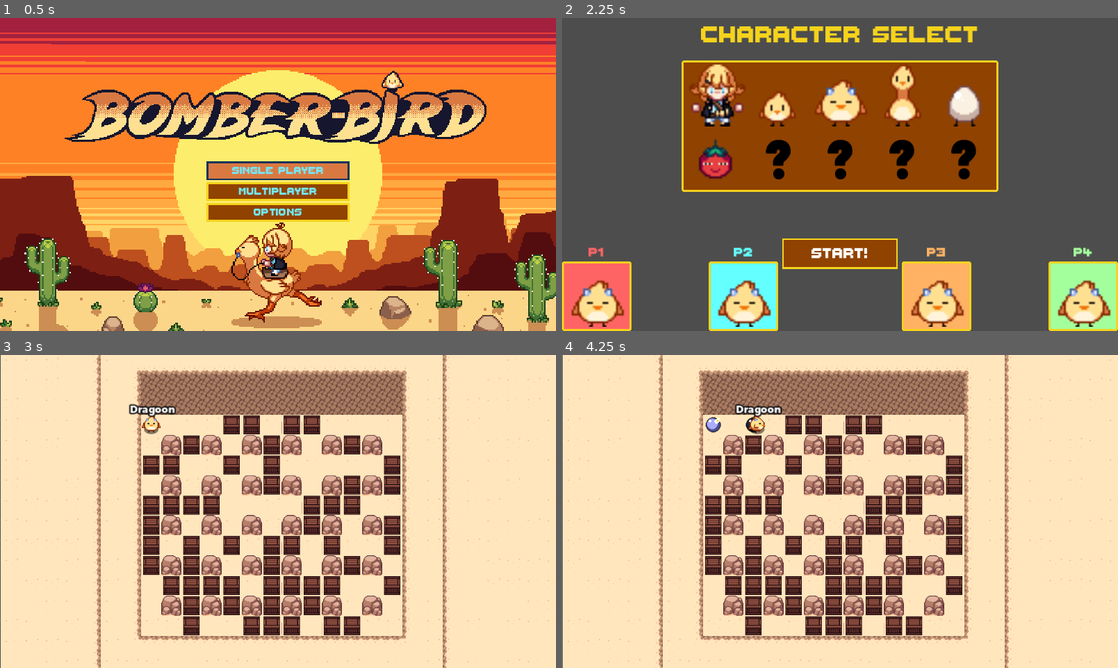
Above: before the commit, frames 1-4 (two rows, left to right).
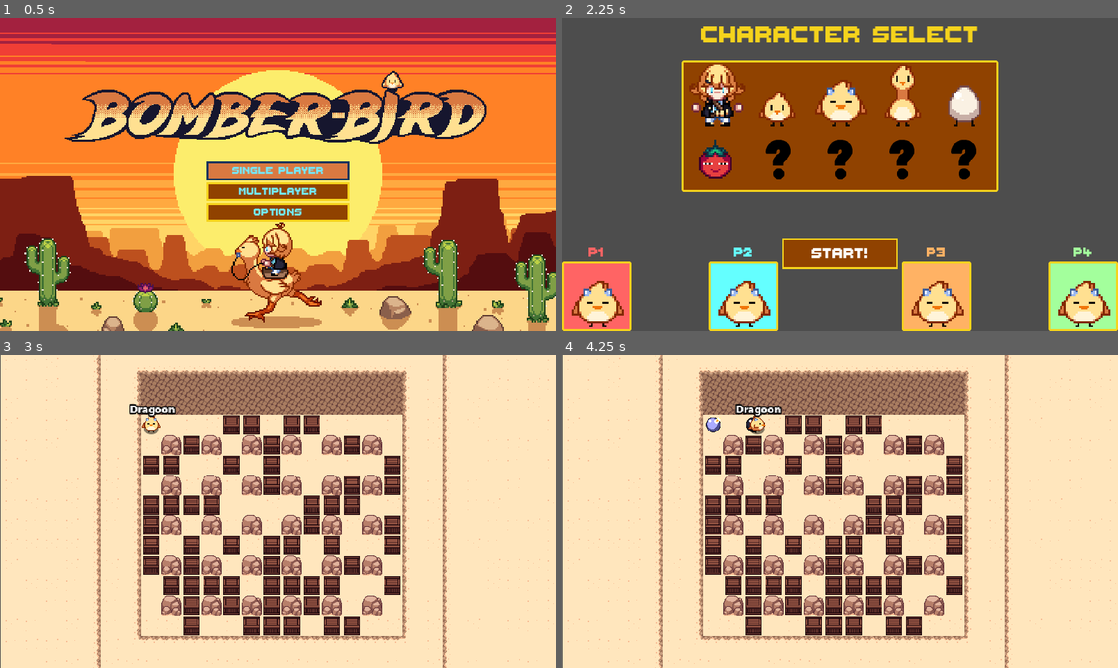
Above: after the commit, the same moments.

Repository: Dragoon-Project-Squad/bomberbird
Game: Godot game, scene res://scenes/main_menu.tscn
Same seed, same stepped clock (60 frames per second), same inputs: the game is played once before the commit and once after it. Sound files missing from this copy of the repository are replaced by a short silence.
Inputs:
- Up to frame 1 (0.5 s): no input
- Up to frame 2 (2.25 s): click "Multiplayer" at 0.5 s; click "Host" at 1.25 s; click "READY!" at 2 s
- Up to frame 3 (3 s): click "START!" at 2.75 s
- Up to frame 4 (4.25 s): tap Enter at 3.5 s; hold D (move_right) from 3.53 s (still down); hold Space (set_bomb) from 3.53 s (still down)

Frame 1 is identical in both runs. In frame 2, 3.2% of the frame differs, in the area x 1-99%, y 14-99%; in frame 3, 3.9%; in frame 4, 4.0%, in the area x 2-97%, y 0-100%.

Commit message:
changed most texture filters of parent to nearest from inherit

Diff:
--- a/scenes/aiplayer.tscn
+++ b/scenes/aiplayer.tscn
@@ -346,6 +346,7 @@
 
 [node name="aiplayer" type="CharacterBody2D" groups=["ai_player"]]
 z_index = 10
+texture_filter = 1
 collision_layer = 2
 collision_mask = 29
 motion_mode = 1
--- a/scenes/battlegrounds.tscn
+++ b/scenes/battlegrounds.tscn
@@ -19,6 +19,7 @@
 [sub_resource type="AudioStreamRandomizer" id="AudioStreamRandomizer_to18j"]
 
 [node name="World" type="Node2D"]
+texture_filter = 1
 script = ExtResource("1_b42q6")
 
 [node name="Background" type="TileMapLayer" parent="."]
--- a/scenes/bomb.tscn
+++ b/scenes/bomb.tscn
@@ -129,6 +129,7 @@
 }
 
 [node name="Bomb" type="StaticBody2D"]
+texture_filter = 1
 collision_layer = 8
 collision_mask = 6
 script = ExtResource("1")
--- a/scenes/breakable.tscn
+++ b/scenes/breakable.tscn
@@ -42,6 +42,7 @@
 }
 
 [node name="Breakable" type="CharacterBody2D" groups=["bombstop"]]
+texture_filter = 1
 collision_layer = 4
 collision_mask = 11
 motion_mode = 1
--- a/scenes/explosion.tscn
+++ b/scenes/explosion.tscn
@@ -79,6 +79,7 @@
 
 [node name="Explosion" type="Sprite2D"]
 top_level = true
+texture_filter = 1
 texture = ExtResource("1_35ogm")
 hframes = 7
 vframes = 3
--- a/scenes/lobby.tscn
+++ b/scenes/lobby.tscn
@@ -48,6 +48,7 @@
 vertical_alignment = 1
 
 [node name="AIPlayerCount" type="SpinBox" parent="Options"]
+texture_filter = 1
 layout_mode = 2
 offset_left = 192.0
 offset_top = 13.0
@@ -222,6 +223,7 @@
 offset_bottom = 648.0
 
 [node name="P1" type="Panel" parent="CSS/CSSPlayers"]
+texture_filter = 1
 layout_mode = 0
 offset_top = 504.0
 offset_right = 144.0
@@ -254,6 +256,7 @@
 vertical_alignment = 1
 
 [node name="P2" type="Panel" parent="CSS/CSSPlayers"]
+texture_filter = 1
 layout_mode = 0
 offset_left = 304.0
 offset_top = 504.0
@@ -285,6 +288,7 @@
 vertical_alignment = 1
 
 [node name="P3" type="Panel" parent="CSS/CSSPlayers"]
+texture_filter = 1
 layout_mode = 0
 offset_left = 704.0
 offset_top = 504.0
@@ -312,6 +316,7 @@
 vertical_alignment = 1
 
 [node name="P4" type="Panel" parent="CSS/CSSPlayers"]
+texture_filter = 1
 layout_mode = 0
 offset_left = 1008.0
 offset_top = 504.0
@@ -373,6 +378,7 @@
 text = "START!"
 
 [node name="SkinPanel" type="Panel" parent="CSS"]
+texture_filter = 1
 layout_mode = 0
 offset_left = 248.0
 offset_top = 88.0
--- a/scenes/pickups/default_pickup.tscn
+++ b/scenes/pickups/default_pickup.tscn
@@ -36,6 +36,7 @@
 }]
 
 [node name="DefaultPickup" type="Area2D"]
+texture_filter = 1
 collision_layer = 16
 collision_mask = 2
 script = ExtResource("1_cd4dq")
--- a/scenes/pickups/explosion_boost.tscn
+++ b/scenes/pickups/explosion_boost.tscn
@@ -23,6 +23,57 @@
 "name": &"idle",
 "speed": 1.0
 }]
+
+[sub_resource type="Animation" id="Animation_xahqg"]
+length = 0.001
+tracks/0/type = "value"
+tracks/0/imported = false
+tracks/0/enabled = true
+tracks/0/path = NodePath("AnimatedSprite2D:visible")
+tracks/0/interp = 1
+tracks/0/loop_wrap = true
+tracks/0/keys = {
+"times": PackedFloat32Array(0),
+"transitions": PackedFloat32Array(1),
+"update": 1,
+"values": [true]
+}
+tracks/1/type = "value"
+tracks/1/imported = false
+tracks/1/enabled = true
+tracks/1/path = NodePath("kaboom:visible")
+tracks/1/interp = 1
+tracks/1/loop_wrap = true
+tracks/1/keys = {
+"times": PackedFloat32Array(0),
+"transitions": PackedFloat32Array(1),
+"update": 1,
+"values": [false]
+}
+tracks/2/type = "value"
+tracks/2/imported = false
+tracks/2/enabled = true
+tracks/2/path = NodePath("PickupSoundPlayer:stream")
+tracks/2/interp = 1
+tracks/2/loop_wrap = true
+tracks/2/keys = {
+"times": PackedFloat32Array(0),
+"transitions": PackedFloat32Array(1),
+"update": 1,
+"values": [ExtResource("3_mrjxs")]
+}
+tracks/3/type = "value"
+tracks/3/imported = false
+tracks/3/enabled = true
+tracks/3/path = NodePath("PickupSoundPlayer:playing")
+tracks/3/interp = 1
+tracks/3/loop_wrap = true
+tracks/3/keys = {
+"times": PackedFloat32Array(0),
+"transitions": PackedFloat32Array(1),
+"update": 1,
+"values": [false]
+}
 
 [sub_resource type="Animation" id="Animation_56vc7"]
 resource_name = "explode_pickup"
@@ -89,57 +140,6 @@
 "values": [true]
 }
 
-[sub_resource type="Animation" id="Animation_xahqg"]
-length = 0.001
-tracks/0/type = "value"
-tracks/0/imported = false
-tracks/0/enabled = true
-tracks/0/path = NodePath("AnimatedSprite2D:visible")
-tracks/0/interp = 1
-tracks/0/loop_wrap = true
-tracks/0/keys = {
-"times": PackedFloat32Array(0),
-"transitions": PackedFloat32Array(1),
-"update": 1,
-"values": [true]
-}
-tracks/1/type = "value"
-tracks/1/imported = false
-tracks/1/enabled = true
-tracks/1/path = NodePath("kaboom:visible")
-tracks/1/interp = 1
-tracks/1/loop_wrap = true
-tracks/1/keys = {
-"times": PackedFloat32Array(0),
-"transitions": PackedFloat32Array(1),
-"update": 1,
-"values": [false]
-}
-tracks/2/type = "value"
-tracks/2/imported = false
-tracks/2/enabled = true
-tracks/2/path = NodePath("PickupSoundPlayer:stream")
-tracks/2/interp = 1
-tracks/2/loop_wrap = true
-tracks/2/keys = {
-"times": PackedFloat32Array(0),
-"transitions": PackedFloat32Array(1),
-"update": 1,
-"values": [ExtResource("3_mrjxs")]
-}
-tracks/3/type = "value"
-tracks/3/imported = false
-tracks/3/enabled = true
-tracks/3/path = NodePath("PickupSoundPlayer:playing")
-tracks/3/interp = 1
-tracks/3/loop_wrap = true
-tracks/3/keys = {
-"times": PackedFloat32Array(0),
-"transitions": PackedFloat32Array(1),
-"update": 1,
-"values": [false]
-}
-
 [sub_resource type="AnimationLibrary" id="AnimationLibrary_d0yv2"]
 _data = {
 "RESET": SubResource("Animation_xahqg"),
@@ -147,6 +147,7 @@
 }
 
 [node name="ExplosionBoost" type="Area2D"]
+texture_filter = 1
 collision_layer = 16
 collision_mask = 2
 script = ExtResource("1_mcgtw")
--- a/scenes/pickups/extra_bomb.tscn
+++ b/scenes/pickups/extra_bomb.tscn
@@ -23,6 +23,57 @@
 "name": &"idle",
 "speed": 1.0
 }]
+
+[sub_resource type="Animation" id="Animation_xahqg"]
+length = 0.001
+tracks/0/type = "value"
+tracks/0/imported = false
+tracks/0/enabled = true
+tracks/0/path = NodePath("AnimatedSprite2D:visible")
+tracks/0/interp = 1
+tracks/0/loop_wrap = true
+tracks/0/keys = {
+"times": PackedFloat32Array(0),
+"transitions": PackedFloat32Array(1),
+"update": 1,
+"values": [true]
+}
+tracks/1/type = "value"
+tracks/1/imported = false
+tracks/1/enabled = true
+tracks/1/path = NodePath("kaboom:visible")
+tracks/1/interp = 1
+tracks/1/loop_wrap = true
+tracks/1/keys = {
+"times": PackedFloat32Array(0),
+"transitions": PackedFloat32Array(1),
+"update": 1,
+"values": [false]
+}
+tracks/2/type = "value"
+tracks/2/imported = false
+tracks/2/enabled = true
+tracks/2/path = NodePath("PickupSoundPlayer:stream")
+tracks/2/interp = 1
+tracks/2/loop_wrap = true
+tracks/2/keys = {
+"times": PackedFloat32Array(0),
+"transitions": PackedFloat32Array(1),
+"update": 1,
+"values": [ExtResource("3_p5ojm")]
+}
+tracks/3/type = "value"
+tracks/3/imported = false
+tracks/3/enabled = true
+tracks/3/path = NodePath("PickupSoundPlayer:playing")
+tracks/3/interp = 1
+tracks/3/loop_wrap = true
+tracks/3/keys = {
+"times": PackedFloat32Array(0),
+"transitions": PackedFloat32Array(1),
+"update": 1,
+"values": [false]
+}
 
 [sub_resource type="Animation" id="Animation_56vc7"]
 resource_name = "explode_pickup"
@@ -89,57 +140,6 @@
 "values": [true]
 }
 
-[sub_resource type="Animation" id="Animation_xahqg"]
-length = 0.001
-tracks/0/type = "value"
-tracks/0/imported = false
-tracks/0/enabled = true
-tracks/0/path = NodePath("AnimatedSprite2D:visible")
-tracks/0/interp = 1
-tracks/0/loop_wrap = true
-tracks/0/keys = {
-"times": PackedFloat32Array(0),
-"transitions": PackedFloat32Array(1),
-"update": 1,
-"values": [true]
-}
-tracks/1/type = "value"
-tracks/1/imported = false
-tracks/1/enabled = true
-tracks/1/path = NodePath("kaboom:visible")
-tracks/1/interp = 1
-tracks/1/loop_wrap = true
-tracks/1/keys = {
-"times": PackedFloat32Array(0),
-"transitions": PackedFloat32Array(1),
-"update": 1,
-"values": [false]
-}
-tracks/2/type = "value"
-tracks/2/imported = false
-tracks/2/enabled = true
-tracks/2/path = NodePath("PickupSoundPlayer:stream")
-tracks/2/interp = 1
-tracks/2/loop_wrap = true
-tracks/2/keys = {
-"times": PackedFloat32Array(0),
-"transitions": PackedFloat32Array(1),
-"update": 1,
-"values": [ExtResource("3_p5ojm")]
-}
-tracks/3/type = "value"
-tracks/3/imported = false
-tracks/3/enabled = true
-tracks/3/path = NodePath("PickupSoundPlayer:playing")
-tracks/3/interp = 1
-tracks/3/loop_wrap = true
-tracks/3/keys = {
-"times": PackedFloat32Array(0),
-"transitions": PackedFloat32Array(1),
-"update": 1,
-"values": [false]
-}
-
 [sub_resource type="AnimationLibrary" id="AnimationLibrary_d0yv2"]
 _data = {
 "RESET": SubResource("Animation_xahqg"),
@@ -147,6 +147,7 @@
 }
 
 [node name="ExtraBomb" type="Area2D"]
+texture_filter = 1
 collision_layer = 16
 collision_mask = 2
 script = ExtResource("1_11sqp")
--- a/scenes/pickups/max_explosion.tscn
+++ b/scenes/pickups/max_explosion.tscn
@@ -23,6 +23,57 @@
 "name": &"idle",
 "speed": 1.0
 }]
+
+[sub_resource type="Animation" id="Animation_xahqg"]
+length = 0.001
+tracks/0/type = "value"
+tracks/0/imported = false
+tracks/0/enabled = true
+tracks/0/path = NodePath("AnimatedSprite2D:visible")
+tracks/0/interp = 1
+tracks/0/loop_wrap = true
+tracks/0/keys = {
+"times": PackedFloat32Array(0),
+"transitions": PackedFloat32Array(1),
+"update": 1,
+"values": [true]
+}
+tracks/1/type = "value"
+tracks/1/imported = false
+tracks/1/enabled = true
+tracks/1/path = NodePath("kaboom:visible")
+tracks/1/interp = 1
+tracks/1/loop_wrap = true
+tracks/1/keys = {
+"times": PackedFloat32Array(0),
+"transitions": PackedFloat32Array(1),
+"update": 1,
+"values": [false]
+}
+tracks/2/type = "value"
+tracks/2/imported = false
+tracks/2/enabled = true
+tracks/2/path = NodePath("PickupSoundPlayer:stream")
+tracks/2/interp = 1
+tracks/2/loop_wrap = true
+tracks/2/keys = {
+"times": PackedFloat32Array(0),
+"transitions": PackedFloat32Array(1),
+"update": 1,
+"values": [ExtResource("3_6jq3q")]
+}
+tracks/3/type = "value"
+tracks/3/imported = false
+tracks/3/enabled = true
+tracks/3/path = NodePath("PickupSoundPlayer:playing")
+tracks/3/interp = 1
+tracks/3/loop_wrap = true
+tracks/3/keys = {
+"times": PackedFloat32Array(0),
+"transitions": PackedFloat32Array(1),
+"update": 1,
+"values": [false]
+}
 
 [sub_resource type="Animation" id="Animation_56vc7"]
 resource_name = "explode_pickup"
@@ -89,57 +140,6 @@
 "values": [true]
 }
 
-[sub_resource type="Animation" id="Animation_xahqg"]
-length = 0.001
-tracks/0/type = "value"
-tracks/0/imported = false
-tracks/0/enabled = true
-tracks/0/path = NodePath("AnimatedSprite2D:visible")
-tracks/0/interp = 1
-tracks/0/loop_wrap = true
-tracks/0/keys = {
-"times": PackedFloat32Array(0),
-"transitions": PackedFloat32Array(1),
-"update": 1,
-"values": [true]
-}
-tracks/1/type = "value"
-tracks/1/imported = false
-tracks/1/enabled = true
-tracks/1/path = NodePath("kaboom:visible")
-tracks/1/interp = 1
-tracks/1/loop_wrap = true
-tracks/1/keys = {
-"times": PackedFloat32Array(0),
-"transitions": PackedFloat32Array(1),
-"update": 1,
-"values": [false]
-}
-tracks/2/type = "value"
-tracks/2/imported = false
-tracks/2/enabled = true
-tracks/2/path = NodePath("PickupSoundPlayer:stream")
-tracks/2/interp = 1
-tracks/2/loop_wrap = true
-tracks/2/keys = {
-"times": PackedFloat32Array(0),
-"transitions": PackedFloat32Array(1),
-"update": 1,
-"values": [ExtResource("3_6jq3q")]
-}
-tracks/3/type = "value"
-tracks/3/imported = false
-tracks/3/enabled = true
-tracks/3/path = NodePath("PickupSoundPlayer:playing")
-tracks/3/interp = 1
-tracks/3/loop_wrap = true
-tracks/3/keys = {
-"times": PackedFloat32Array(0),
-"transitions": PackedFloat32Array(1),
-"update": 1,
-"values": [false]
-}
-
 [sub_resource type="AnimationLibrary" id="AnimationLibrary_d0yv2"]
 _data = {
 "RESET": SubResource("Animation_xahqg"),
@@ -147,6 +147,7 @@
 }
 
 [node name="MaxExplosion" type="Area2D"]
+texture_filter = 1
 collision_layer = 16
 collision_mask = 2
 script = ExtResource("1_g2h8g")
--- a/scenes/pickups/punch_ability.tscn
+++ b/scenes/pickups/punch_ability.tscn
@@ -23,6 +23,57 @@
 "name": &"idle",
 "speed": 1.0
 }]
+
+[sub_resource type="Animation" id="Animation_xahqg"]
+length = 0.001
+tracks/0/type = "value"
+tracks/0/imported = false
+tracks/0/enabled = true
+tracks/0/path = NodePath("AnimatedSprite2D:visible")
+tracks/0/interp = 1
+tracks/0/loop_wrap = true
+tracks/0/keys = {
+"times": PackedFloat32Array(0),
+"transitions": PackedFloat32Array(1),
+"update": 1,
+"values": [true]
+}
+tracks/1/type = "value"
+tracks/1/imported = false
+tracks/1/enabled = true
+tracks/1/path = NodePath("kaboom:visible")
+tracks/1/interp = 1
+tracks/1/loop_wrap = true
+tracks/1/keys = {
+"times": PackedFloat32Array(0),
+"transitions": PackedFloat32Array(1),
+"update": 1,
+"values": [false]
+}
+tracks/2/type = "value"
+tracks/2/imported = false
+tracks/2/enabled = true
+tracks/2/path = NodePath("PickupSoundPlayer:stream")
+tracks/2/interp = 1
+tracks/2/loop_wrap = true
+tracks/2/keys = {
+"times": PackedFloat32Array(0),
+"transitions": PackedFloat32Array(1),
+"update": 1,
+"values": [ExtResource("3_5itkc")]
+}
+tracks/3/type = "value"
+tracks/3/imported = false
+tracks/3/enabled = true
+tracks/3/path = NodePath("PickupSoundPlayer:playing")
+tracks/3/interp = 1
+tracks/3/loop_wrap = true
+tracks/3/keys = {
+"times": PackedFloat32Array(0),
+"transitions": PackedFloat32Array(1),
+"update": 1,
+"values": [false]
+}
 
 [sub_resource type="Animation" id="Animation_56vc7"]
 resource_name = "explode_pickup"
@@ -89,57 +140,6 @@
 "values": [true]
 }
 
-[sub_resource type="Animation" id="Animation_xahqg"]
-length = 0.001
-tracks/0/type = "value"
-tracks/0/imported = false
-tracks/0/enabled = true
-tracks/0/path = NodePath("AnimatedSprite2D:visible")
-tracks/0/interp = 1
-tracks/0/loop_wrap = true
-tracks/0/keys = {
-"times": PackedFloat32Array(0),
-"transitions": PackedFloat32Array(1),
-"update": 1,
-"values": [true]
-}
-tracks/1/type = "value"
-tracks/1/imported = false
-tracks/1/enabled = true
-tracks/1/path = NodePath("kaboom:visible")
-tracks/1/interp = 1
-tracks/1/loop_wrap = true
-tracks/1/keys = {
-"times": PackedFloat32Array(0),
-"transitions": PackedFloat32Array(1),
-"update": 1,
-"values": [false]
-}
-tracks/2/type = "value"
-tracks/2/imported = false
-tracks/2/enabled = true
-tracks/2/path = NodePath("PickupSoundPlayer:stream")
-tracks/2/interp = 1
-tracks/2/loop_wrap = true
-tracks/2/keys = {
-"times": PackedFloat32Array(0),
-"transitions": PackedFloat32Array(1),
-"update": 1,
-"values": [ExtResource("3_5itkc")]
-}
-tracks/3/type = "value"
-tracks/3/imported = false
-tracks/3/enabled = true
-tracks/3/path = NodePath("PickupSoundPlayer:playing")
-tracks/3/interp = 1
-tracks/3/loop_wrap = true
-tracks/3/keys = {
-"times": PackedFloat32Array(0),
-"transitions": PackedFloat32Array(1),
-"update": 1,
-"values": [false]
-}
-
 [sub_resource type="AnimationLibrary" id="AnimationLibrary_d0yv2"]
 _data = {
 "RESET": SubResource("Animation_xahqg"),
@@ -147,6 +147,7 @@
 }
 
 [node name="PunchAbility" type="Area2D"]
+texture_filter = 1
 collision_layer = 16
 collision_mask = 2
 script = ExtResource("1_pipnm")
--- a/scenes/pickups/speed_boost.tscn
+++ b/scenes/pickups/speed_boost.tscn
@@ -23,6 +23,57 @@
 "name": &"idle",
 "speed": 1.0
 }]
+
+[sub_resource type="Animation" id="Animation_xahqg"]
+length = 0.001
+tracks/0/type = "value"
+tracks/0/imported = false
+tracks/0/enabled = true
+tracks/0/path = NodePath("AnimatedSprite2D:visible")
+tracks/0/interp = 1
+tracks/0/loop_wrap = true
+tracks/0/keys = {
+"times": PackedFloat32Array(0),
+"transitions": PackedFloat32Array(1),
+"update": 1,
+"values": [true]
+}
+tracks/1/type = "value"
+tracks/1/imported = false
+tracks/1/enabled = true
+tracks/1/path = NodePath("kaboom:visible")
+tracks/1/interp = 1
+tracks/1/loop_wrap = true
+tracks/1/keys = {
+"times": PackedFloat32Array(0),
+"transitions": PackedFloat32Array(1),
+"update": 1,
+"values": [false]
+}
+tracks/2/type = "value"
+tracks/2/imported = false
+tracks/2/enabled = true
+tracks/2/path = NodePath("PickupSoundPlayer:stream")
+tracks/2/interp = 1
+tracks/2/loop_wrap = true
+tracks/2/keys = {
+"times": PackedFloat32Array(0),
+"transitions": PackedFloat32Array(1),
+"update": 1,
+"values": [ExtResource("3_almfq")]
+}
+tracks/3/type = "value"
+tracks/3/imported = false
+tracks/3/enabled = true
+tracks/3/path = NodePath("PickupSoundPlayer:playing")
+tracks/3/interp = 1
+tracks/3/loop_wrap = true
+tracks/3/keys = {
+"times": PackedFloat32Array(0),
+"transitions": PackedFloat32Array(1),
+"update": 1,
+"values": [false]
+}
 
 [sub_resource type="Animation" id="Animation_56vc7"]
 resource_name = "explode_pickup"
@@ -89,57 +140,6 @@
 "values": [true]
 }
 
-[sub_resource type="Animation" id="Animation_xahqg"]
-length = 0.001
-tracks/0/type = "value"
-tracks/0/imported = false
-tracks/0/enabled = true
-tracks/0/path = NodePath("AnimatedSprite2D:visible")
-tracks/0/interp = 1
-tracks/0/loop_wrap = true
-tracks/0/keys = {
-"times": PackedFloat32Array(0),
-"transitions": PackedFloat32Array(1),
-"update": 1,
-"values": [true]
-}
-tracks/1/type = "value"
-tracks/1/imported = false
-tracks/1/enabled = true
-tracks/1/path = NodePath("kaboom:visible")
-tracks/1/interp = 1
-tracks/1/loop_wrap = true
-tracks/1/keys = {
-"times": PackedFloat32Array(0),
-"transitions": PackedFloat32Array(1),
-"update": 1,
-"values": [false]
-}
-tracks/2/type = "value"
-tracks/2/imported = false
-tracks/2/enabled = true
-tracks/2/path = NodePath("PickupSoundPlayer:stream")
-tracks/2/interp = 1
-tracks/2/loop_wrap = true
-tracks/2/keys = {
-"times": PackedFloat32Array(0),
-"transitions": PackedFloat32Array(1),
-"update": 1,
-"values": [ExtResource("3_almfq")]
-}
-tracks/3/type = "value"
-tracks/3/imported = false
-tracks/3/enabled = true
-tracks/3/path = NodePath("PickupSoundPlayer:playing")
-tracks/3/interp = 1
-tracks/3/loop_wrap = true
-tracks/3/keys = {
-"times": PackedFloat32Array(0),
-"transitions": PackedFloat32Array(1),
-"update": 1,
-"values": [false]
-}
-
 [sub_resource type="AnimationLibrary" id="AnimationLibrary_d0yv2"]
 _data = {
 "RESET": SubResource("Animation_xahqg"),
@@ -155,6 +155,7 @@
 shape = SubResource("RectangleShape2D_3ywok")
 
 [node name="AnimatedSprite2D" type="AnimatedSprite2D" parent="."]
+texture_filter = 1
 sprite_frames = SubResource("SpriteFrames_0hn6b")
 animation = &"idle"
 
--- a/scenes/player.tscn
+++ b/scenes/player.tscn
@@ -383,6 +383,7 @@
 
 [node name="player" type="CharacterBody2D" groups=["player"]]
 z_index = 10
+texture_filter = 1
 collision_layer = 2
 collision_mask = 31
 motion_mode = 1
--- a/scenes/tile_scene.tscn
+++ b/scenes/tile_scene.tscn
@@ -8,6 +8,7 @@
 [node name="TileScene" type="Node2D"]
 
 [node name="Wall" type="Sprite2D" parent="."]
+texture_filter = 1
 position = Vector2(24, 24)
 texture = ExtResource("1")
 region_rect = Rect2(0, 0, 48, 48)
@@ -18,6 +19,7 @@
 shape = SubResource("1")
 
 [node name="Floor" type="Sprite2D" parent="."]
+texture_filter = 1
 position = Vector2(72, 24)
 texture = ExtResource("1")
 region_rect = Rect2(48, 0, 48, 48)
--- a/scenes/world.tscn
+++ b/scenes/world.tscn
@@ -22,6 +22,7 @@
 script = ExtResource("1_q8w2t")
 
 [node name="TileMapLayer" type="TileMapLayer" parent="."]
+texture_filter = 1
 use_parent_material = true
 tile_map_data = PackedByteArray("AAAAAAAAAAAAAAAAAAAAAAEAAAAAAAAAAAAAAAIAAAAAAAAAAAAAAAMAAAAAAAAAAAAAAAQAAAAAAAAAAAAAAA …(4496 unchanged characters)…
 tile_set = ExtResource("1")
